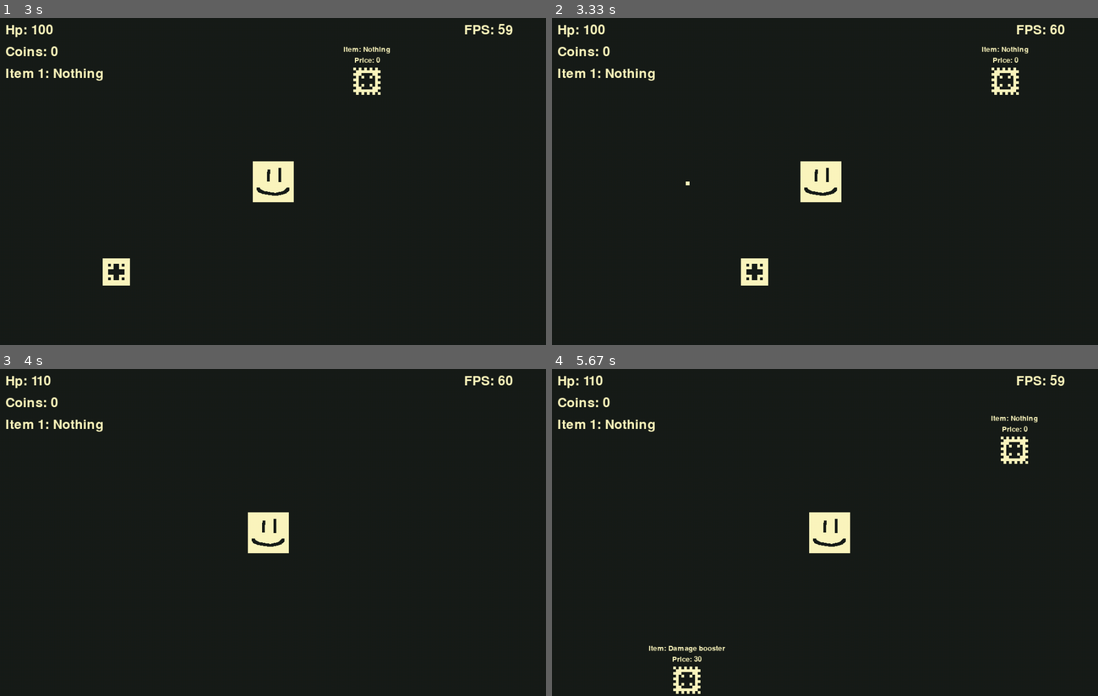
Above: before the commit, frames 1-4 (two rows, left to right).
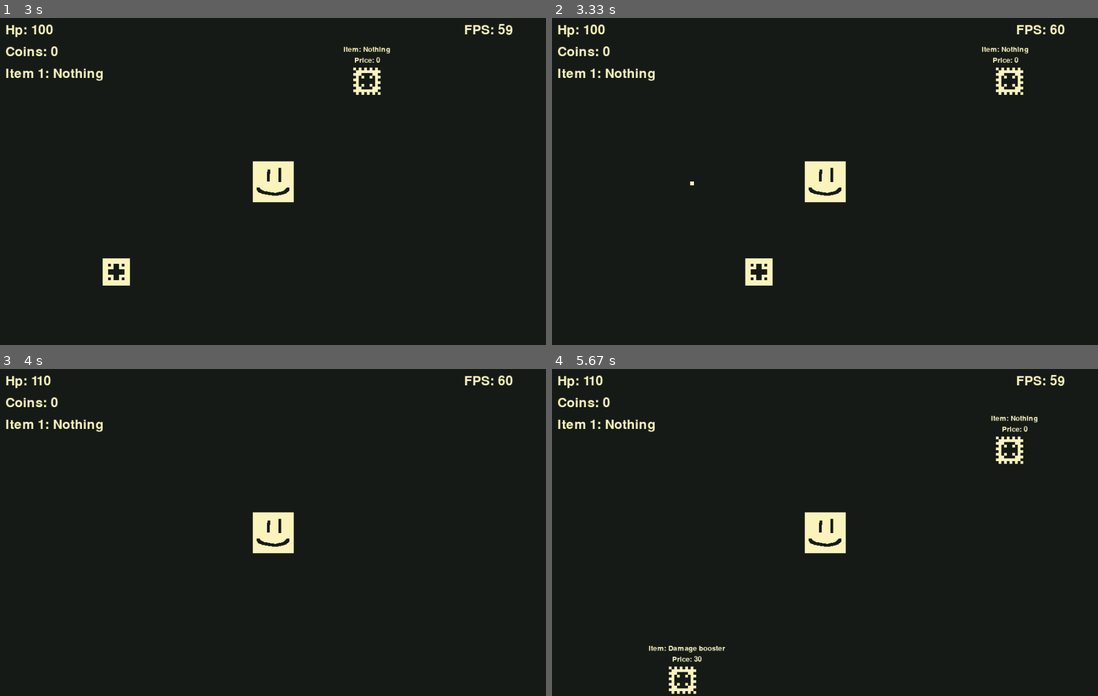
Above: after the commit, the same moments.

Repository: Andrey-Lapenok/Pygame_project_main
Game: pygame game, started from main.py
The game is run twice, just before and just after one commit, with the same random seed, the same clock (stepped at 60 frames per second) and the same inputs.
Inputs (mouse positions are in pixels of both pictures, inside the frame that each line leads up to):
- Up to frame 1 (3 s): tap Enter at 0.33 s; hold Right 0.67-1.13 s; tap Tab at 1.17 s; right-click (103, 256) at 1.55 s; click (354, 67) at 1.88 s; hold Up 2.17-2.47 s; hold Right 2.5-2.97 s
- Up to frame 2 (3.33 s): hold Left from 3 s (still down); hold A from 3 s (still down)
- Up to frame 3 (4 s): release Left at 3.53 s; release A at 3.53 s; hold Down 3.57-3.87 s; hold S 3.57-3.87 s; hold Left from 3.9 s (still down); hold A from 3.9 s (still down)
- Up to frame 4 (5.67 s): release Left at 4.3 s; release A at 4.3 s; click (830, 565) at 4.38 s; hold Up 4.67-5.03 s; hold W 4.67-5.03 s; hold Right from 5.07 s (still down); hold D from 5.07 s (still down)

Frame 1 is identical in both runs. In frame 2, 1.0% of the frame differs, in the area x 24-87%, y 15-82%; in frame 3, 0.4%; in frame 4, 1.0%, in the area x 21-88%, y 20-100%.

Commit message:
final commit 2

Diff:
--- /dev/null
+++ b/bot.py
@@ -0,0 +1,46 @@
+import logging
+from telegram.ext import Application, MessageHandler, filters
+
+
+BOT_TOKEN = '6065258444:AAFoXZYPANxZy8zPwCJqWtjW6ZN1kn7cZXQ'
+# Запускаем логгирование
+logging.basicConfig(
+    format='%(asctime)s - %(name)s - %(levelname)s - %(message)s', level=logging.DEBUG
+)
+
+logger = logging.getLogger(__name__)
+
+
+# Определяем функцию-обработчик сообщений.
+# У неё два параметра, updater, принявший сообщение и контекст - дополнительная информация о сообщении.
+async def echo(update, context):
+    # У объекта класса Updater есть поле message,
+    # являющееся объектом сообщения.
+    # У message есть поле text, содержащее текст полученного сообщения,
+    # а также метод reply_text(str),
+    # отсылающий ответ пользователю, от которого получено сообщение.
+    await update.message.reply_text(update.message.text)
+
+
+def main():
+    # Создаём объект Application.
+    # Вместо слова "TOKEN" надо разместить полученный от @BotFather токен
+    application = Application.builder().token(BOT_TOKEN).build()
+
+    # Создаём обработчик сообщений типа filters.TEXT
+    # из описанной выше асинхронной функции echo()
+    # После регистрации обработчика в приложении
+    # эта асинхронная функция будет вызываться при получении сообщения
+    # с типом "текст", т. е. текстовых сообщений.
+    text_handler = MessageHandler(filters.TEXT, echo)
+
+    # Регистрируем обработчик в приложении.
+    application.add_handler(text_handler)
+
+    # Запускаем приложение.
+    application.run_polling()
+
+
+# Запускаем функцию main() в случае запуска скрипта.
+if __name__ == '__main__':
+    main()
--- a/main.py
+++ b/main.py
@@ -38,6 +38,7 @@
         for _object in all_gameObjects:
             _object.x -= delta_x
             _object.y -= delta_y
+            _object.rect = pygame.Rect(_object.x, _object.y, _object.width, _object.height)
 
 
 class WorldGenerator:
@@ -210,8 +211,11 @@
 
         self.new_calls = {}
         self.time += 1
+        event_to_delete = []
         if self.time == self.max_time:
-            EVENTS.remove(self)
+            event_to_delete.append(self)
+        for _event in event_to_delete:
+            EVENTS.remove(_event)
 
 
 class GameObject:
@@ -257,6 +261,9 @@
     def translate(self, delta_x, delta_y):
         self.x += delta_x
         self.y += delta_y
+
+    def update(self):
+        self.rect = pygame.Rect(self.x, self.y, self.width, self.height)
 
 
 class Collision(pygame.sprite.Sprite):
Binary file changed: data/Pygame_DB.db
